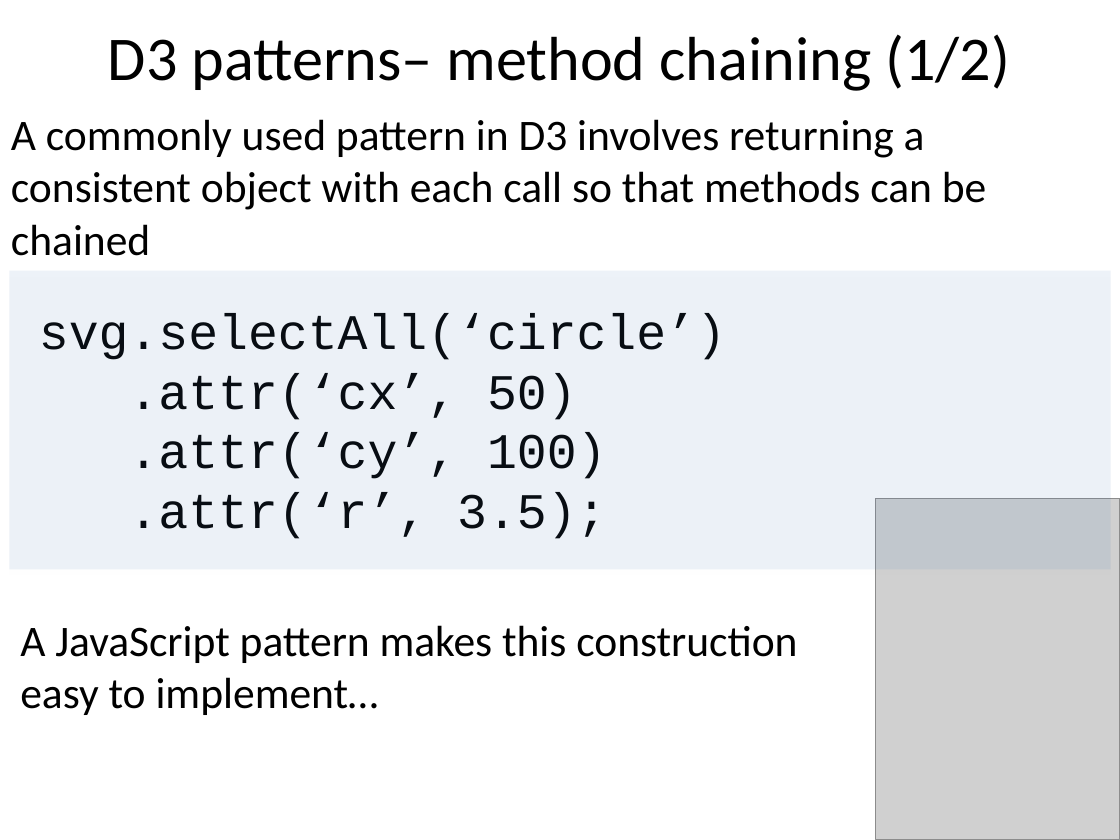
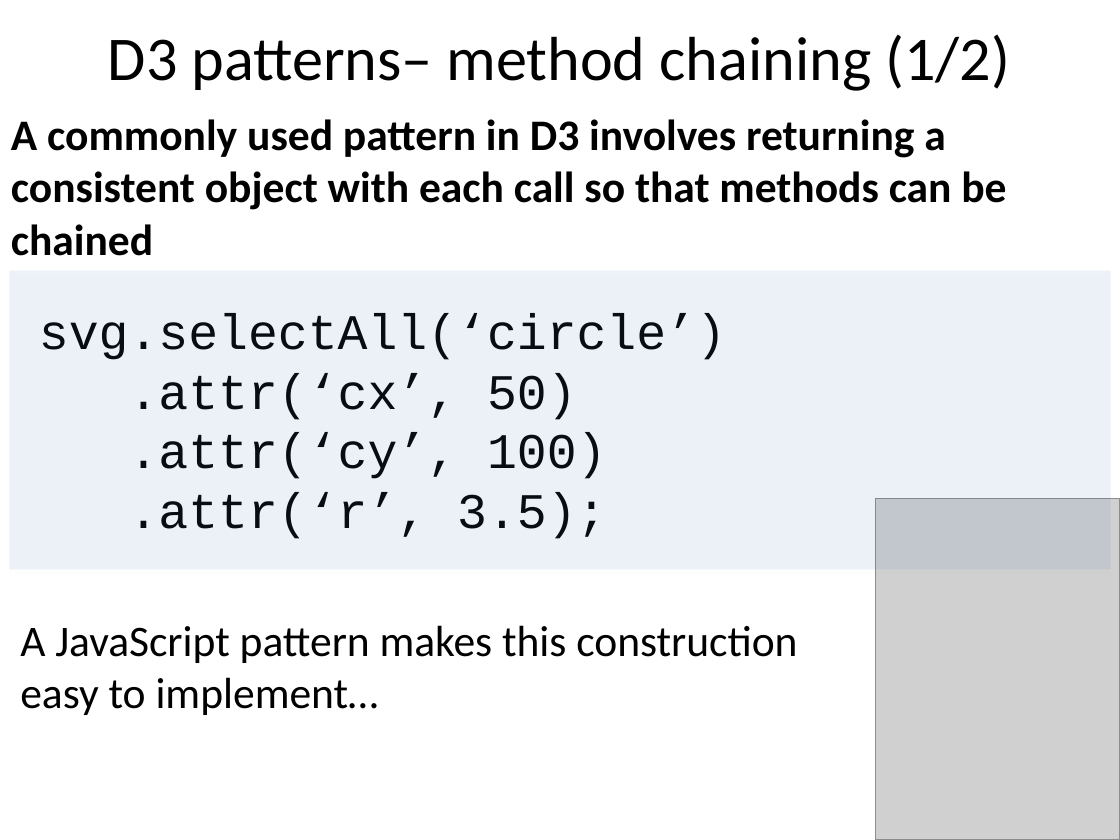
Before and after one commit to benralexander/lv, a slide deck: slide 53 of myD3_latest_c.ppt (slide 50 before the commit). Drawn at 1120x840 pixels with LibreOffice and Linux fonts; fonts in the diff are those of the drawing; grey boxes stand for pictures. Boxes give left, top, right and bottom in pixels: in the first picture for what was removed or moved away, otherwise in the second. Text is boxed around its words. In the diff, an @@ line names an element or a change of style, - is before the commit and + after.

```diff
--- a/myD3_latest_c.ppt
+++ b/myD3_latest_c.ppt
@@ text "A commonly used pattern in ..." at [11,119,1006,256]: bold on @@
```
Also in this commit, not shown: 9 other slides changed, 3 slides added, 4 other files.
